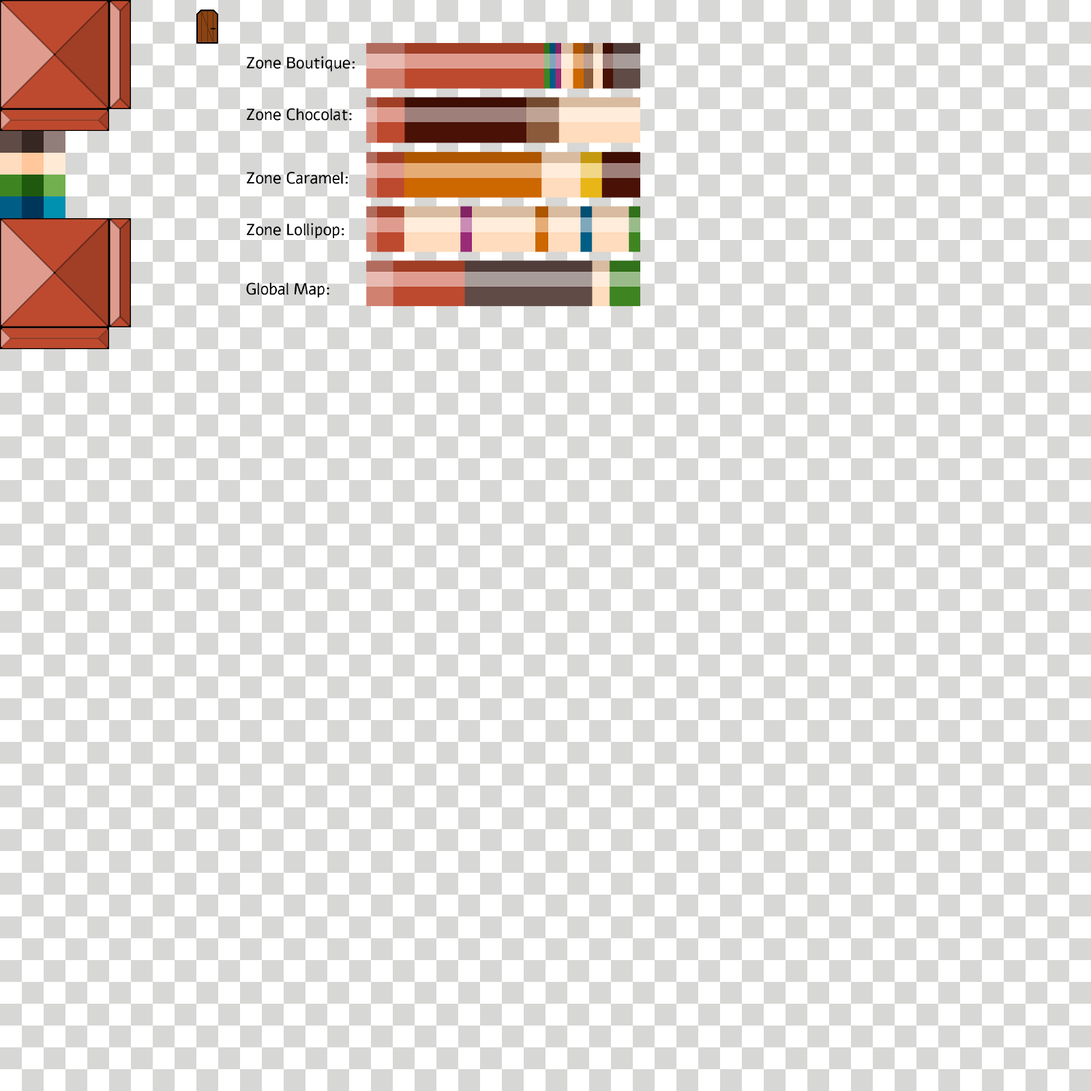
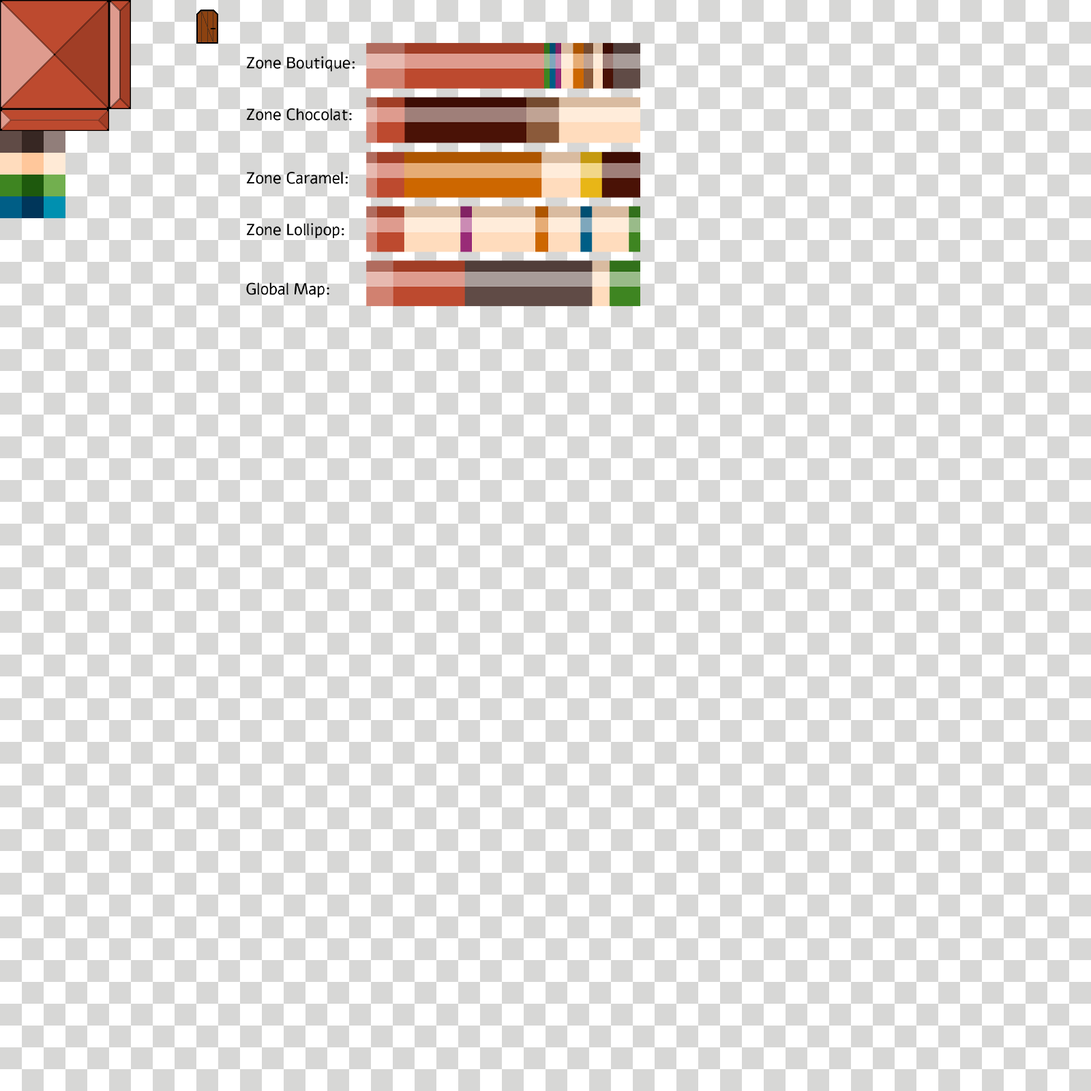
Before/after of a 1091 × 1091 layered artwork. What changed in the layer stack:
painted on "Calque 2" over [left=0, top=218, right=131, bottom=350]
